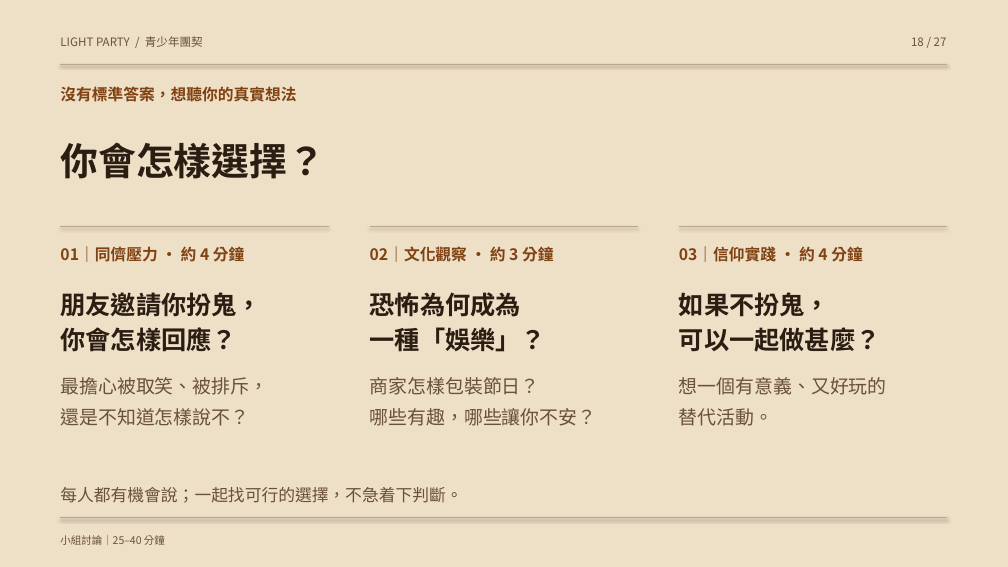
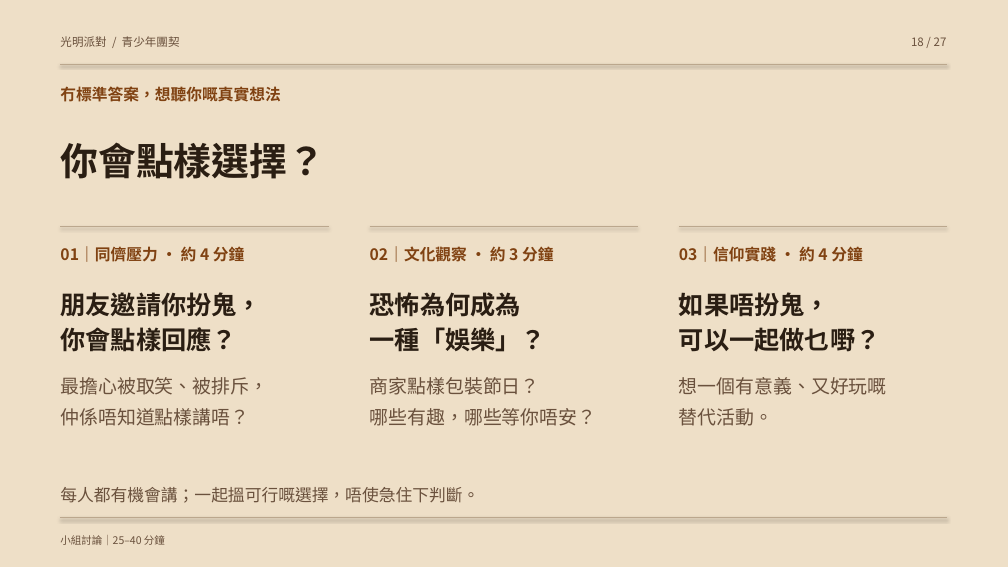
Before and after one commit to hei08285744/light-party-presentation, a slide deck: slide 18 of light-party.pptx. Drawn at 1008x567 pixels with LibreOffice and Linux fonts; fonts in the diff are those of the drawing. Boxes give left, top, right and bottom in pixels: in the first picture for what was removed or moved away, otherwise in the second. Text is boxed around its words. In the diff, an @@ line names an element or a change of style, - is before the commit and + after.

```diff
--- a/light-party.pptx
+++ b/light-party.pptx
@@ text at (60, 36, 180, 47): text changed @@
-LIGHT PARTY / 青少年團契
+光明派對 / 青少年團契
@@ text at (60, 86, 280, 102): text changed @@
-沒有標準答案，想聽你的真實想法
+冇標準答案，想聽你嘅真實想法
@@ text at (60, 142, 325, 179): text changed @@
-你會怎樣選擇？
+你會點樣選擇？
@@ text at (679, 292, 881, 352): text changed @@
-如果不扮鬼，
-可以一起做甚麼？
+如果唔扮鬼，
+可以一起做乜嘢？
@@ text at (60, 327, 236, 352): text changed @@
-你會怎樣回應？
+你會點樣回應？
@@ text at (370, 377, 597, 426): text changed @@
-商家怎樣包裝節日？
-哪些有趣，哪些讓你不安？
+商家點樣包裝節日？
+哪些有趣，哪些等你唔安？
@@ text at (679, 377, 887, 395): text changed @@
-想一個有意義、又好玩的
+想一個有意義、又好玩嘅
@@ text at (60, 408, 249, 426): text changed @@
-還是不知道怎樣說不？
+仲係唔知道點樣講唔？
@@ text at (60, 487, 479, 503): text changed @@
-每人都有機會說；一起找可行的選擇，不急着下判斷。
+每人都有機會講；一起搵可行嘅選擇，唔使急住下判斷。
```
Also in this commit, not shown: 26 other slides changed, 4 other files.
